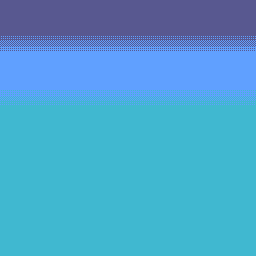
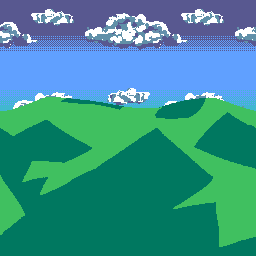
Comparing the layer stacks of the two w=256, h=256 images. Changes:
showed "Paint Layer 14" over [0, 88, 256, 256]
showed group "Group 19" (15 layers) over [0, 9, 256, 256]
showed "Paint Layer 15" over [64, 13, 192, 128]
